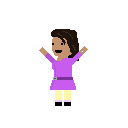
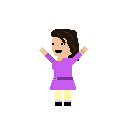
Layers edited between the first and the second 128 x 128 image:
removed layer "Layer 2" over left=79, top=46, right=88, bottom=55
removed layer "Layer 1" over left=52, top=37, right=72, bottom=61
painted on "Layer 3" over left=39, top=37, right=88, bottom=61
